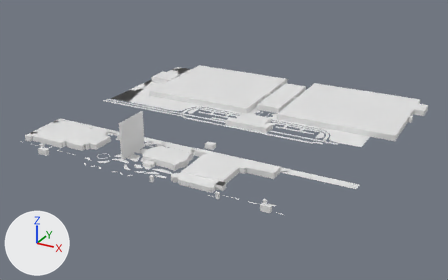
The glTF model app/public/world/tiles/3_-3.glb, before and after one commit.
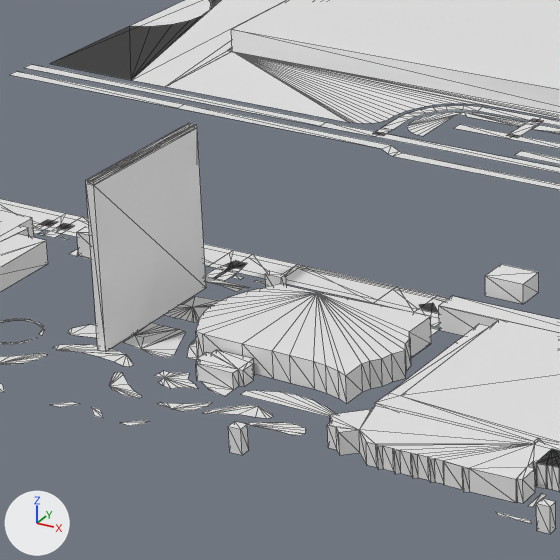
There are two pictures of each version: one whole from a 50 mm lens placed at (2247.0, 360.0, 414.0), pointed at (1769.0, 1229.0, -20.0), one close up on the part from 22% to 49% of the width and 30% to 73% of the height. Arrows for +X, +Y and +Z are at lower left; the lights stay in place. The last two pictures show the newer version. The close-ups show mesh edges as thin lines. Where no turn or scale is listed for an object, it has been applied to the vertices. Vertices at exactly the same position are counted once.

The scene before the commit, as lines of its bpy script (objects in view):
```python
me_buildings = bpy.data.meshes.new('buildings')
me_buildings.from_pydata(...)  # 524 vertices, 764 faces; spans x -278.0..278.0, y -259.0..259.0, z -30.0..30.0
me_ground = bpy.data.meshes.new('ground')
me_ground.from_pydata(...)  # 1183 vertices, 1030 faces; spans x -272.0..272.0, y -248.0..248.0, z 0.0
ob_buildings = bpy.data.objects.new('buildings', me_buildings)
ob_buildings.location = (1780.0, 1258.3, 30.4)
ob_ground = bpy.data.objects.new('ground', me_ground)
ob_ground.location = (1765.3, 1251.9, 0.1)
```
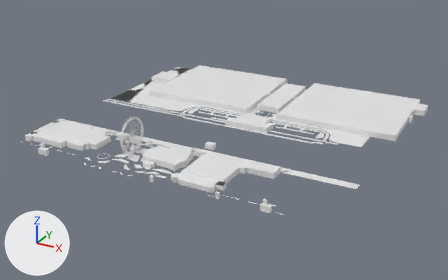
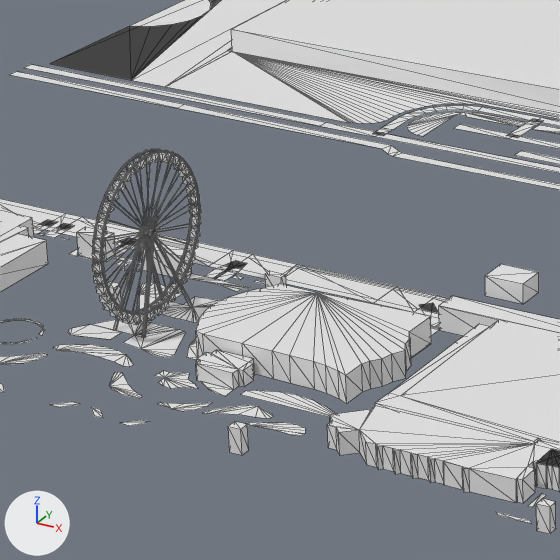
Edits to the scene script, one JSON object a line:
```json
{"block": "me_buildings", "where": "# used by ob_buildings; location = (1780.0, 1258.3, 30.4)"}
{"op": "remove", "block": "me_buildings", "code": "me_buildings.from_pydata(...)  # 524 vertices, 764 faces; spans x -278.0..278.0, y -259.0..259.0, z -30.0..30.0"}
{"op": "add", "block": "me_buildings", "code": "me_buildings.from_pydata(...)  # 2109 vertices, 2678 faces; spans x -278.0..278.0, y -259.0..259.0, z -30.0..30.0"}
{"block": "me_buildings", "change": "me_buildings part 1: the loose piece of 20 vertices spanning x -92.0..-87.0, y -213.0..-155.0, z -30.0..30.0 is rebuilt with 123 vertices and now spans x -92.0..-90.0, y -212.0..-156.0, z -26.0..30.0"}
{"block": "me_buildings", "change": "me_buildings part 2: 1482 vertices added at x -96.0..-83.0, y -213.0..-155.0, z -30.0..30.0"}
{"op": "set", "path": "ob_buildings.location", "old": "(1780.0, 1258.3, 30.4)", "new": "(1780.0, 1258.3, 29.9)"}
```

What differs and where, as boxes (x1, y1, x2, y2) in the close-ups (560 x 560 px):
```json
{"object": "buildings", "change": "reshaped, moved", "before": [0, 0, 560, 534], "after": [0, 0, 560, 534]}
{"part": 1, "of": "me_buildings", "change": "rebuilt", "before": [86, 123, 206, 352], "after": [100, 151, 191, 311], "on screen": "24% narrower, 30% shorter"}
{"part": 2, "of": "me_buildings", "change": "added", "after": [92, 149, 201, 337]}
```
